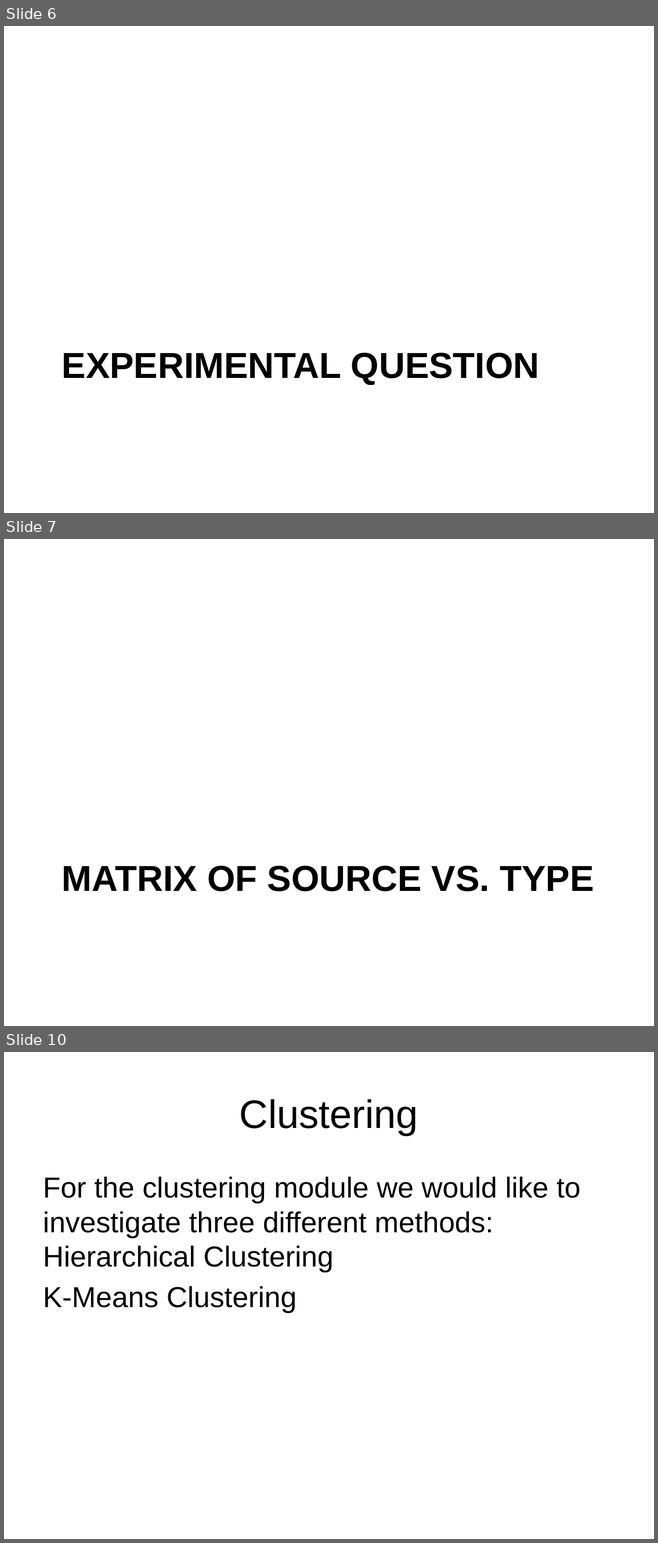
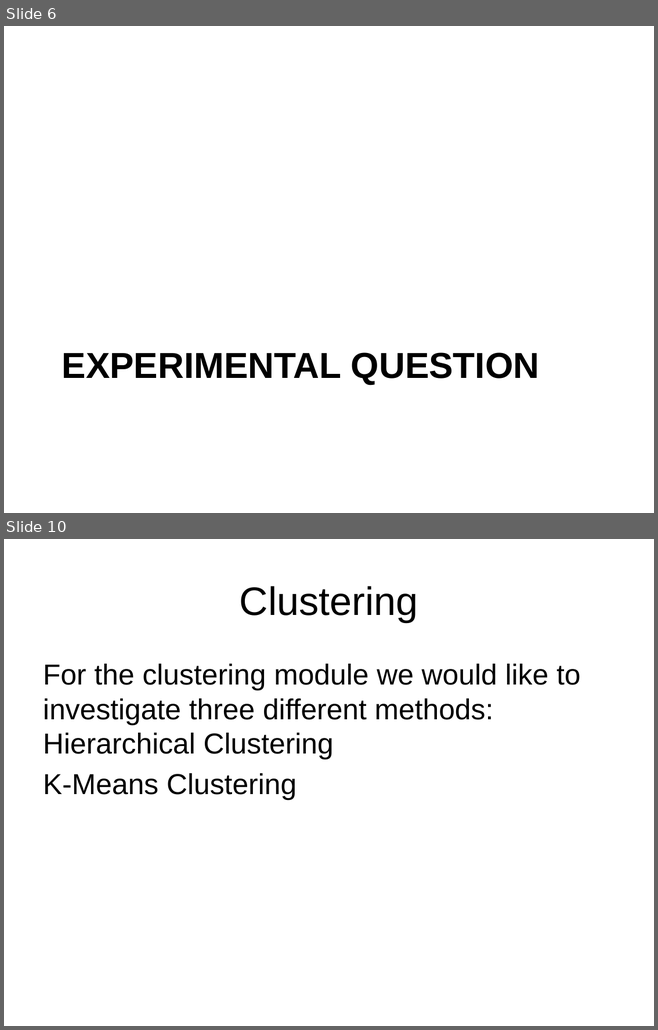
Before and after one commit to eotles/CS838, a slide deck: ProjectPresentation.pptx. Shown one above the other, each under a label of ours: slides 6, 7 and 10 before the commit, slides 6 and 10 after it; the slides between them are not shown. The pictures are 658x1543 and 658x1030 pixels, drawn with LibreOffice and Linux fonts; fonts in the diff are those of the drawing. Boxes give left, top, right and bottom in pixels: in the first picture for what was removed or moved away, otherwise in the second. Text is boxed around its words. In the diff, an @@ line names an element or a change of style, - is before the commit and + after.

```diff
--- a/ProjectPresentation.pptx
+++ b/ProjectPresentation.pptx
@@ slide 7 removed at box(4, 539, 654, 1026), background #FFFFFF @@
@@ title removed at box(62, 866, 593, 892) @@
-MATRIX OF SOURCE VS. TYPE
```
Also in this commit, not shown: 4 slides changed, 2 slides added, 3 other slides removed, 1 other file.
